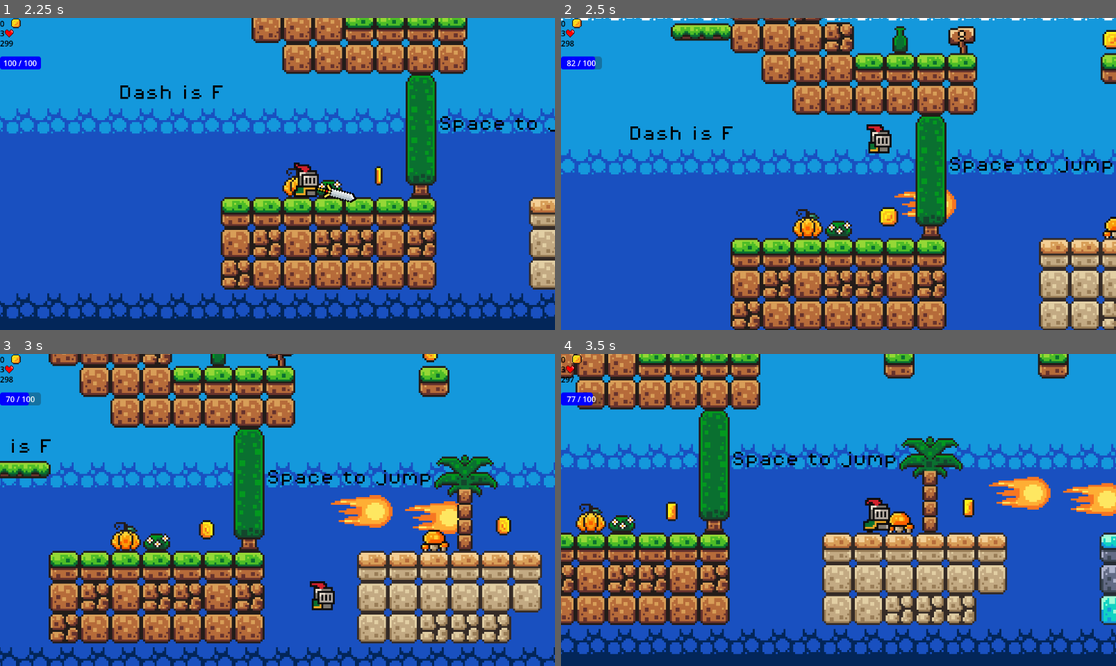
Above: before the commit, frames 1-4 (two rows, left to right).
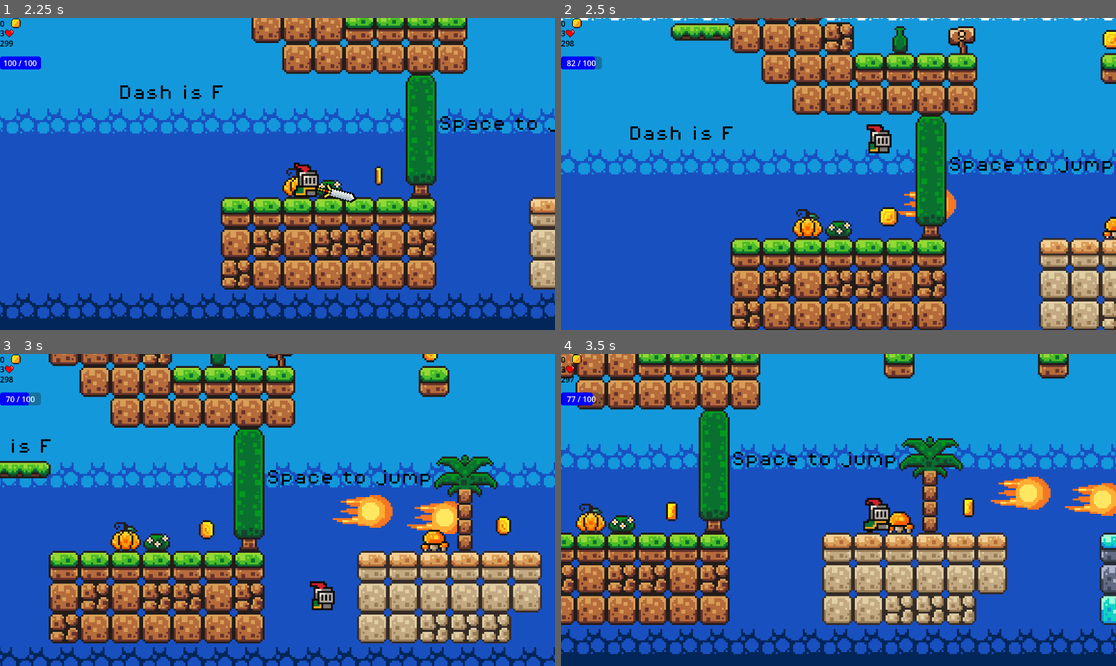
Above: after the commit, the same moments.

Repository: lolhx/Goddot-game
Game: Godot game, scene res://scene/start.tscn
The game is run twice, just before and just after one commit, with the same random seed, the same clock (stepped at 60 frames per second) and the same inputs. Sound files missing from this copy of the repository are replaced by a short silence.
Inputs (mouse positions are in pixels of both pictures, inside the frame that each line leads up to):
- Up to frame 1 (2.25 s): click "Start" at 0.5 s; click "Easy" at 1.25 s; move the mouse to (399, 158) at 2.02 s; hold D (right) from 2.03 s (still down); click (399, 158) at 2.1 s
- Up to frame 2 (2.5 s): keep holding D (right); tap Space (jump) at 2.27 s; tap J (fire) at 2.3 s
- Up to frame 3 (3 s): keep holding D (right); move the mouse to (166, 525) at 2.77 s; tap J (fire) at 2.85 s
- Up to frame 4 (3.5 s): keep holding D (right); tap Space (jump) at 3.02 s; click (727, 525) at 3.05 s

Frame 1 is identical in both runs. In frame 2, 0.1% of the frame differs, in the area x 60-71%, y 55-64%; in frame 3, 0.6%; in frame 4, 0.6%, in the area x 77-100%, y 39-52%.

Commit message:
fireball animation

Diff:
--- a/scripts/fireball.gd
+++ b/scripts/fireball.gd
@@ -10,6 +10,9 @@
 func _ready():
 	global_position = pos
 	global_rotation = rota
+
+	# --- NEW LINE: Start the burning animation ---
+	animated_sprite.play("default")
 
 	if dir == PI:
 		animated_sprite.flip_h = true
--- a/scripts/player.gd
+++ b/scripts/player.gd
@@ -26,7 +26,8 @@
 var sword_damage = 20
 var is_pogo_attack = false
 
-# [NEW] Input Buffer: Remembers direction presses during attacks
+# [NEW] INPUT BUFFER
+# This variable stores your button press if you click it while attacking
 var buffered_direction = 0
 
 # --- NODES ---
@@ -34,6 +35,7 @@
 @onready var audio_player: AudioStreamPlayer2D = $AudioStreamPlayer2D
 @onready var FireballAim = $fireballPosition
 
+# UI References
 @onready var mana_bar = $CanvasLayer/ProgressBar
 @onready var mana_label = $CanvasLayer/ProgressBar/ManaLabel
 @onready var shop_menu = $CanvasLayer/ShopMenu
@@ -54,7 +56,7 @@
 		sword_sprite.visible = false
 
 func _physics_process(delta):
-	# --- SHOP ---
+	# --- SHOP / PAUSE ---
 	if Input.is_action_just_pressed("shop"):
 		if shop_menu.visible:
 			shop_menu.visible = false
@@ -64,7 +66,7 @@
 			get_tree().paused = true
 	if get_tree().paused: return
 
-	# --- MANA ---
+	# --- MANA REGEN ---
 	if current_mana < Global.max_mana:
 		current_mana += Global.mana_regen * delta
 		if current_mana > Global.max_mana: current_mana = Global.max_mana
@@ -79,12 +81,14 @@
 	# 1. Get current input (-1, 0, or 1)
 	var input_dir = Input.get_axis("left", "right")
 
-	# 2. INPUT BUFFERING
-	# If we are attacking, we can't turn yet.
-	# But if the player presses a key, SAVE IT into 'buffered_direction'.
+	# 2. [NEW] INPUT BUFFERING logic
+	# If we are busy attacking, check if the player tries to turn.
+	# If they do, SAVE IT into 'buffered_direction' to use later.
 	if is_attacking:
-		if input_dir != 0:
-			buffered_direction = input_dir
+		if Input.is_action_just_pressed("left"):
+			buffered_direction = -1
+		elif Input.is_action_just_pressed("right"):
+			buffered_direction = 1
 
 	# 3. ATTACK INPUT
 	if Input.is_action_just_pressed("attack") and not is_attacking:
@@ -104,11 +108,11 @@
 	# Only change facing direction if we are NOT attacking
 	if not is_attacking:
 
-		# [NEW] Check Buffer First
-		# If we have a saved turn from the attack, use it immediately!
+		# [NEW] Check Buffer First!
+		# If we have a stored turn from the attack, APPLY IT NOW.
 		if buffered_direction != 0:
 			input_dir = buffered_direction
-			buffered_direction = 0 # Clear the buffer after using it
+			buffered_direction = 0 # Reset buffer
 
 		# Apply Direction
 		if input_dir > 0:
@@ -123,6 +127,7 @@
 		# Pogo Aiming (Down + Air)
 		if not is_on_floor() and Input.is_action_pressed("down"):
 			is_pogo_attack = true
+			# We set rotation to 180 here just as a starting point for the pogo
 			sword_area.rotation_degrees = 180
 			sword_area.position.y = 10
 		else:
@@ -195,20 +200,25 @@
 	var end_angle
 
 	if is_pogo_attack:
+		# POGO: V-shape chop downwards
 		start_angle = 45
 		end_angle = 135
 	else:
+		# NORMAL: Chop downwards
 		start_angle = -45
 		end_angle = 45
 
-	# Flip angles if facing left
+	# --- LEFT FLIP FIX ---
+	# If facing left, invert the angles so it doesn't swing upwards
 	if sword_area.scale.x == -1:
 		start_angle = start_angle * -1
 		end_angle = end_angle * -1
 
+	# Start the swing
 	sword_area.rotation_degrees = start_angle
 	tween.tween_property(sword_area, "rotation_degrees", end_angle, 0.2)
 
+	# Wait exactly as long as the tween (0.2s)
 	await get_tree().create_timer(0.2).timeout
 
 	# Reset
@@ -217,8 +227,8 @@
 	is_attacking = false
 	sword_area.rotation_degrees = 0
 
-	# [NEW] Check buffer immediately after attack ends!
-	# This handles the "Tap" case perfectly.
+	# [NEW] INSTANTLY APPLY BUFFERED INPUT
+	# If we pressed a key during the swing, turn NOW.
 	if buffered_direction != 0:
 		if buffered_direction > 0:
 			sword_area.scale.x = 1
@@ -226,15 +236,18 @@
 		elif buffered_direction < 0:
 			sword_area.scale.x = -1
 			animated_sprite.flip_h = true
-		buffered_direction = 0
+		# Don't reset buffered_direction to 0 yet,
+		# let the _physics_process pick it up one last time to apply velocity
 
 # --- HIT DETECTION ---
 func _on_sword_area_area_entered(area):
 	var enemy = area.get_parent()
 	if enemy.has_method("take_damage"):
 		enemy.take_damage(Global.sword_damage)
+
+		# Recoil
 		if is_pogo_attack:
-			velocity.y = -350
+			velocity.y = -400
 			cand_dash = true
 		else:
 			if animated_sprite.flip_h == false: velocity.x = -300
